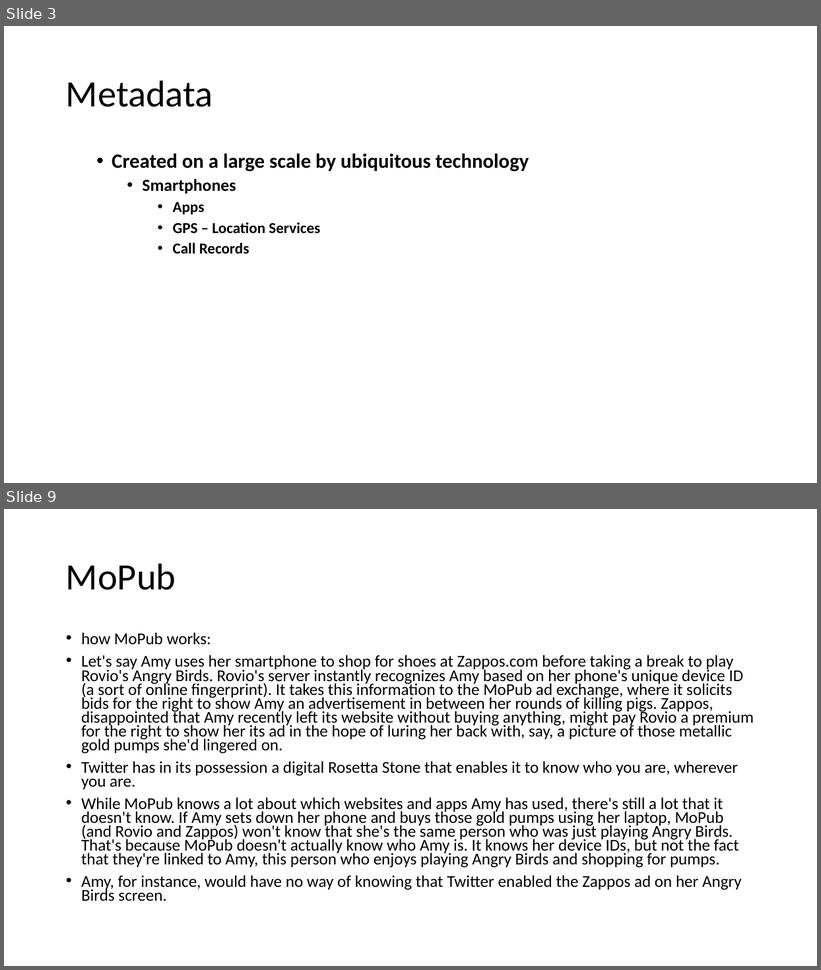
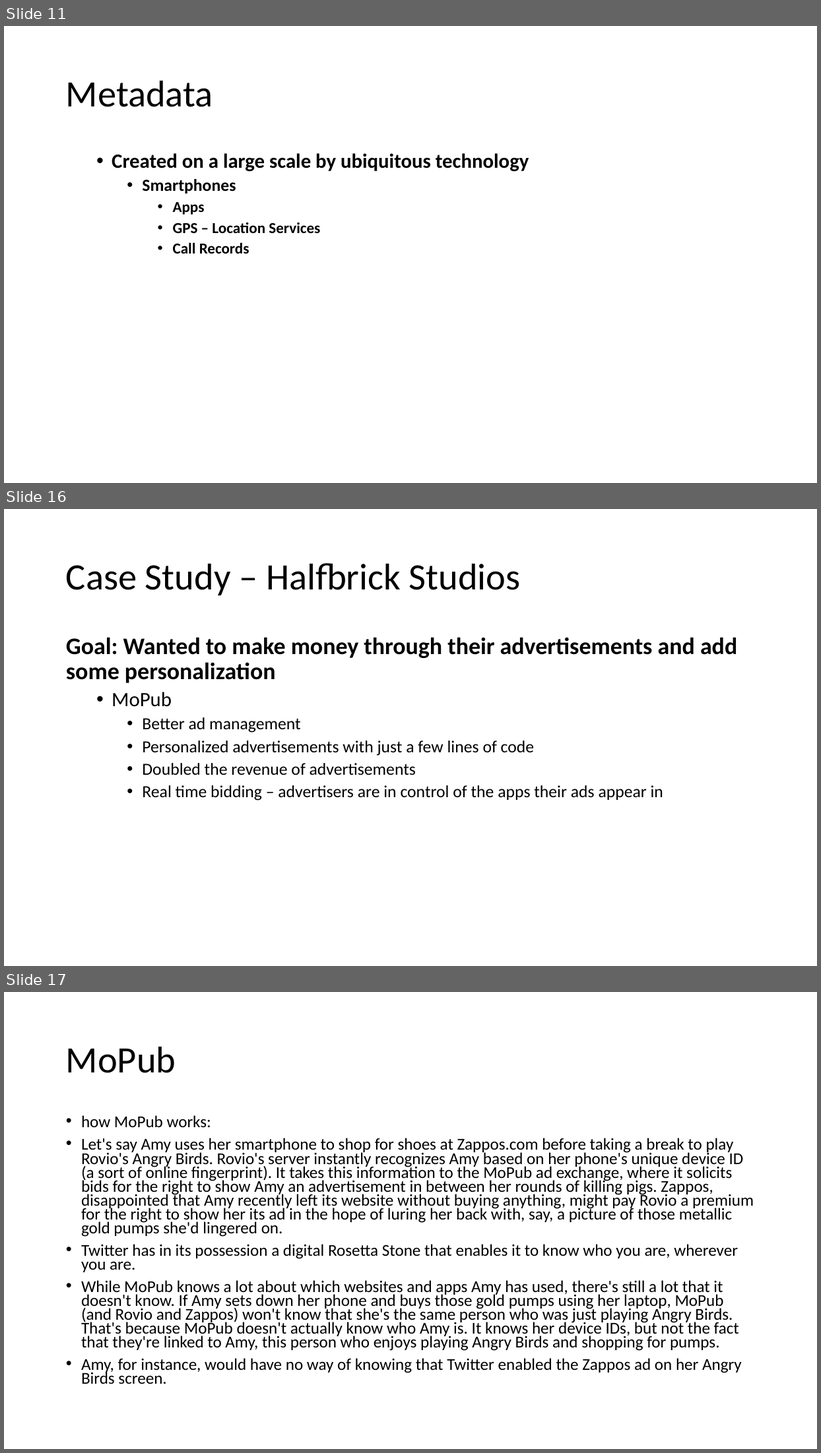
Before and after one commit to deniseygrace/COT-4935-Group-7-Project, a slide deck: Twitter.pptx. Shown one above the other, each under a label of ours: slides 3 and 9 before the commit, slides 11, 16 and 17 after it; the slides between them are not shown. The pictures are 821x970 and 821x1453 pixels, drawn with LibreOffice and Linux fonts; fonts in the diff are those of the drawing. Boxes give left, top, right and bottom in pixels: in the first picture for what was removed or moved away, otherwise in the second. Text is boxed around its words. In the diff, an @@ line names an element or a change of style, - is before the commit and + after.

```diff
--- a/Twitter.pptx
+++ b/Twitter.pptx
@@ slide 16 added at [4, 509, 817, 966], background #FFFFFF @@
@@ title added at [66, 563, 521, 595], 44 pt, text #000000 @@
+Case Study – Halfbrick Studios
@@ text added at [66, 637, 737, 801], 20 pt, text #000000 @@
+Goal: Wanted to make money through their advertisements and add some personalization
+  • MoPub
+    • Better ad management
+    • Personalized advertisements with just a few lines of code
+    • Doubled the revenue of advertisements
+    • Real time bidding – advertisers are in control of the apps their ads appear in
@@ what was slide 3 is now slide 11 @@
@@ what was slide 9 is now slide 17 @@
```
Also in this commit, not shown: 5 slides changed, 10 other slides added.
